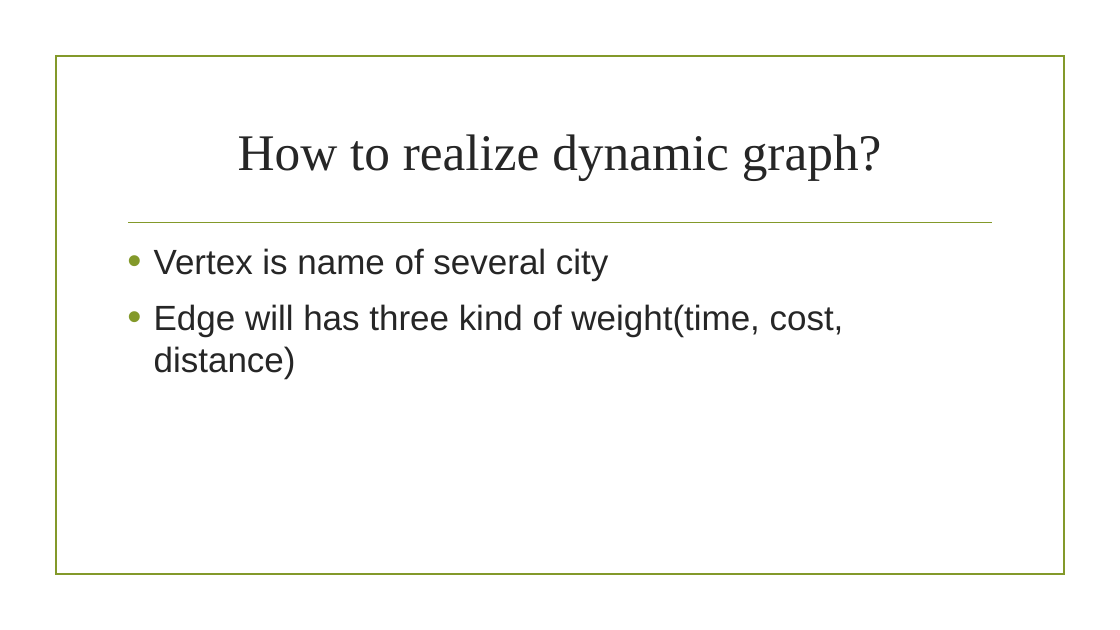
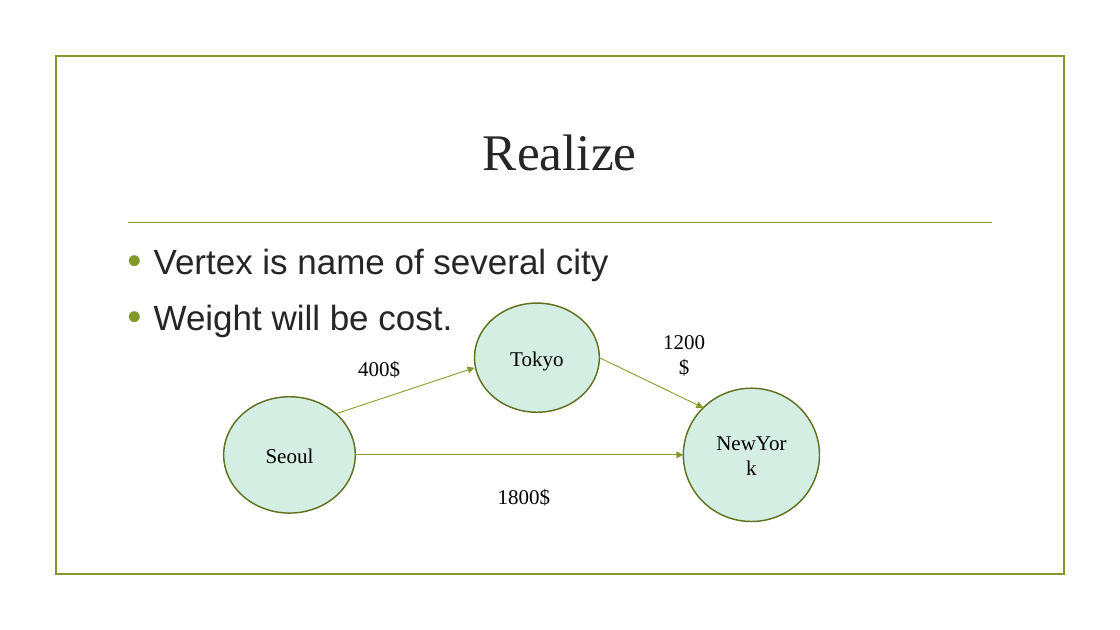
Before and after one commit to tlswn94/datastructure20140661, a slide deck: slide 4 of 1802자구설1차.pptx (slide 3 before the commit). Drawn at 1120x630 pixels with LibreOffice and Linux fonts; fonts in the diff are those of the drawing; background and template pictures are left out. Boxes give left, top, right and bottom in pixels: in the first picture for what was removed or moved away, otherwise in the second. Text is boxed around its words. In the diff, an @@ line names an element or a change of style, - is before the commit and + after.

```diff
--- a/1802자구설1차.pptx
+++ b/1802자구설1차.pptx
@@ title at (483, 134, 637, 171): text changed @@
-How to realize dynamic graph?
+Realize
@@ text at (154, 304, 452, 336): text changed @@
-• Edge will has three kind of weight(time, cost, distance)
+• Weight will be cost.
@@ ellipse added at (475, 303, 600, 413), fill #D4EEE3, outline #61711F 1.25 pt, 18 pt, text #000000 @@
+Tokyo
@@ rectangle added at (346, 350, 412, 386), fill #FFFFFF, outline #FFFFFF 1.25 pt, 18 pt, text #000000 @@
+400$
@@ arrow added from (600, 358) to (703, 408), #83992A 0.75 pt @@
@@ rectangle added at (649, 339, 718, 368), fill #FFFFFF, outline #FFFFFF 1.25 pt, 18 pt, text #000000 @@
+1200$
@@ arrow added from (336, 414) to (475, 368), #83992A 0.75 pt @@
@@ ellipse added at (684, 388, 820, 522), fill #D4EEE3, outline #61711F 1.25 pt, 18 pt, text #000000 @@
+NewYork
@@ ellipse added at (223, 397, 355, 513), fill #D4EEE3, outline #61711F 1.25 pt, 18 pt, text #000000 @@
+Seoul
@@ arrow added from (355, 455) to (684, 455), #83992A 0.75 pt @@
@@ rectangle added at (488, 479, 560, 513), fill #FFFFFF, outline #FFFFFF 1.25 pt, 18 pt, text #000000 @@
+1800$
```
Also in this commit, not shown: 1 other slide changed, 2 slides added.
